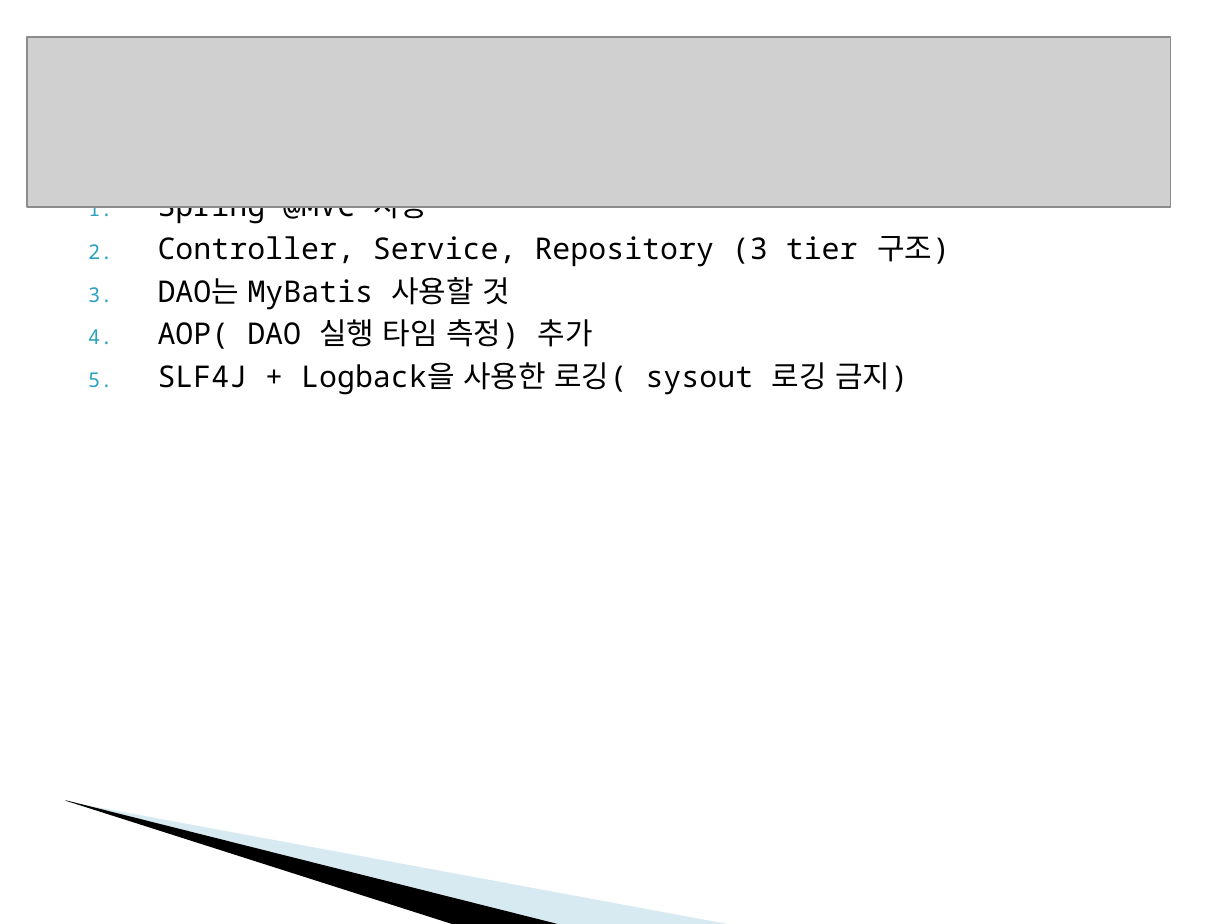
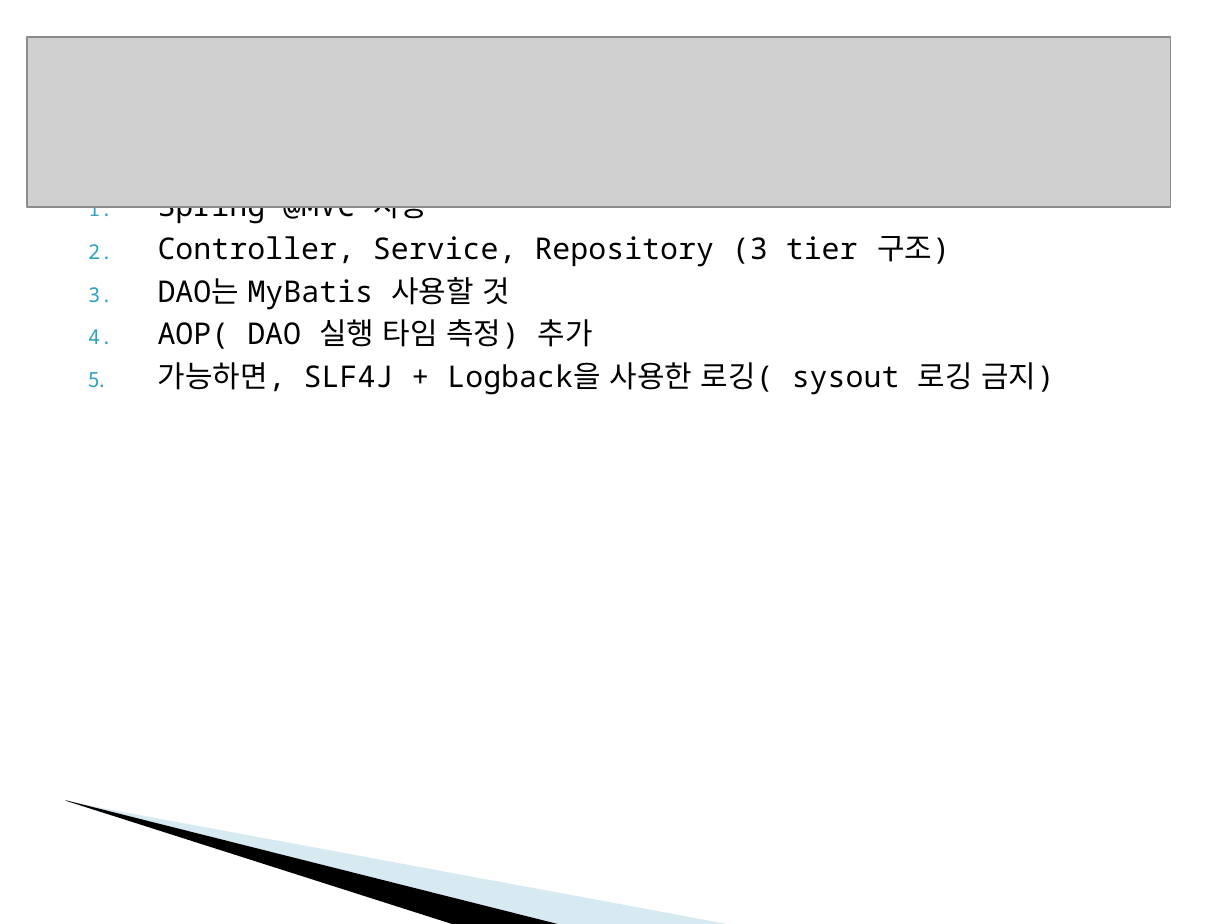
Before and after one commit to babamba/jblog-1, a slide deck: slide 11 of docs/SpringMVC-평가과제.ppt. Drawn at 1232x924 pixels with LibreOffice and Linux fonts; fonts in the diff are those of the drawing; grey boxes stand for pictures; background and template pictures are left out. Boxes give left, top, right and bottom in pixels: in the first picture for what was removed or moved away, otherwise in the second. Text is boxed around its words. In the diff, an @@ line names an element or a change of style, - is before the commit and + after.

```diff
--- a/docs/SpringMVC-평가과제.ppt
+++ b/docs/SpringMVC-평가과제.ppt
@@ text at (158, 362, 1054, 395): text changed @@
-5. SLF4J + Logback을 사용한 로깅( sysout 로깅 금지)
+5. 가능하면, SLF4J + Logback을 사용한 로깅( sysout 로깅 금지)
```
Also in this commit, not shown: 1 other slide changed, 18 other files.
